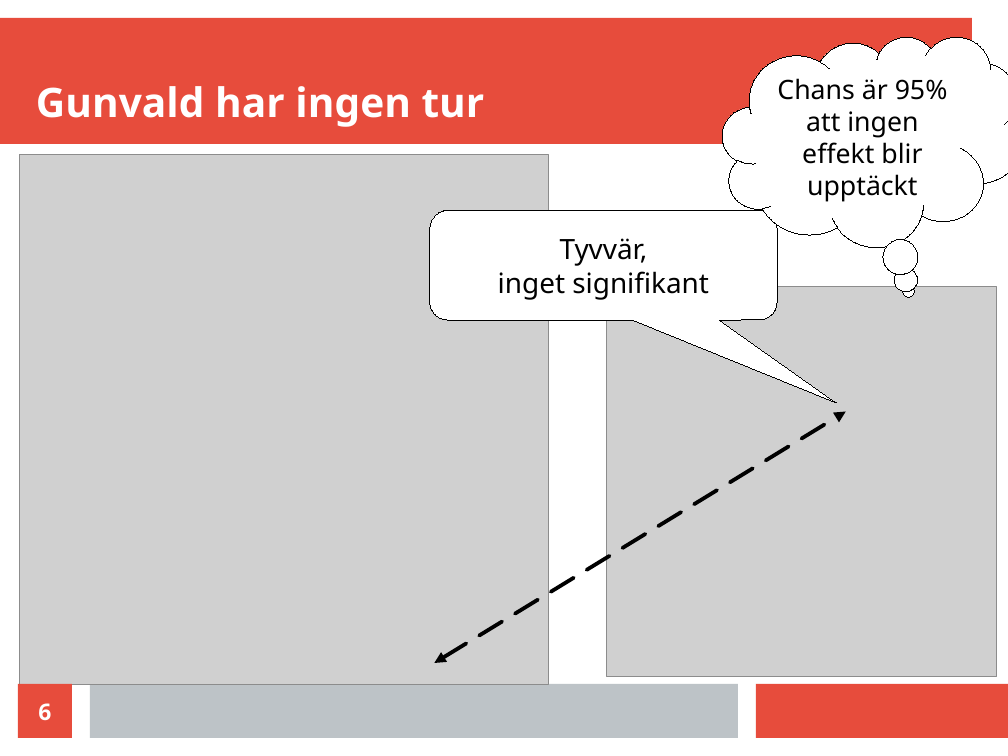
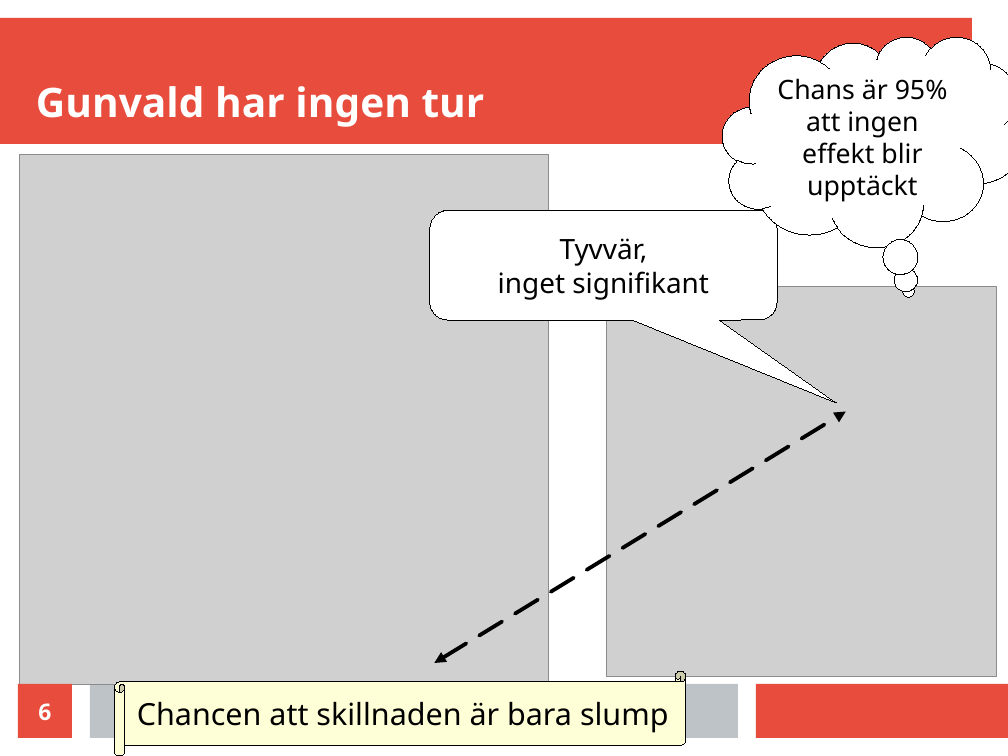
Before and after one commit to richelbilderbeek/science_fika_open_science_20250316, a slide deck: slide 6 of science_fika_talk_20250316.odp. Drawn at 1008x756 pixels with LibreOffice and Linux fonts; fonts in the diff are those of the drawing; grey boxes stand for pictures. Boxes give left, top, right and bottom in pixels: in the first picture for what was removed or moved away, otherwise in the second. Text is boxed around its words. In the diff, an @@ line names an element or a change of style, - is before the commit and + after.

```diff
--- a/science_fika_talk_20250316.odp
+++ b/science_fika_talk_20250316.odp
@@ horizontal scroll added at (114,671,686,756), fill #FFFFD7, outline #000000 0 pt, 24 pt, text #000000 @@
+Chancen att skillnaden är bara slump
```
Also in this commit, not shown: 1 other slide changed.
